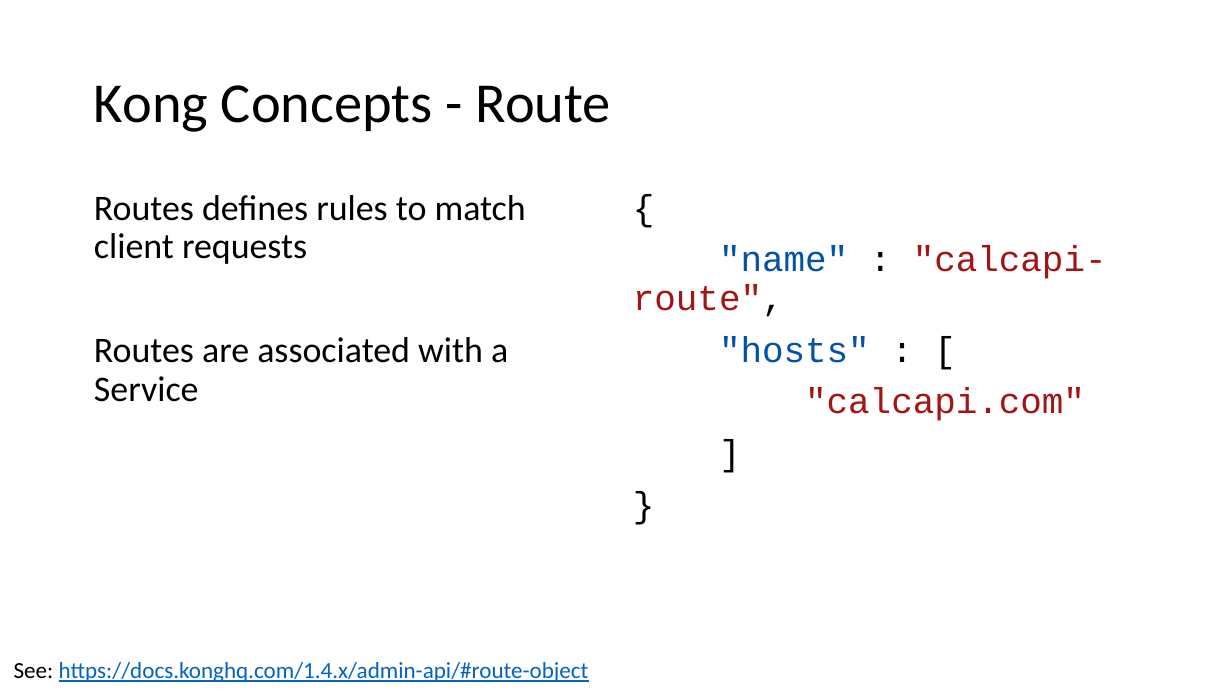
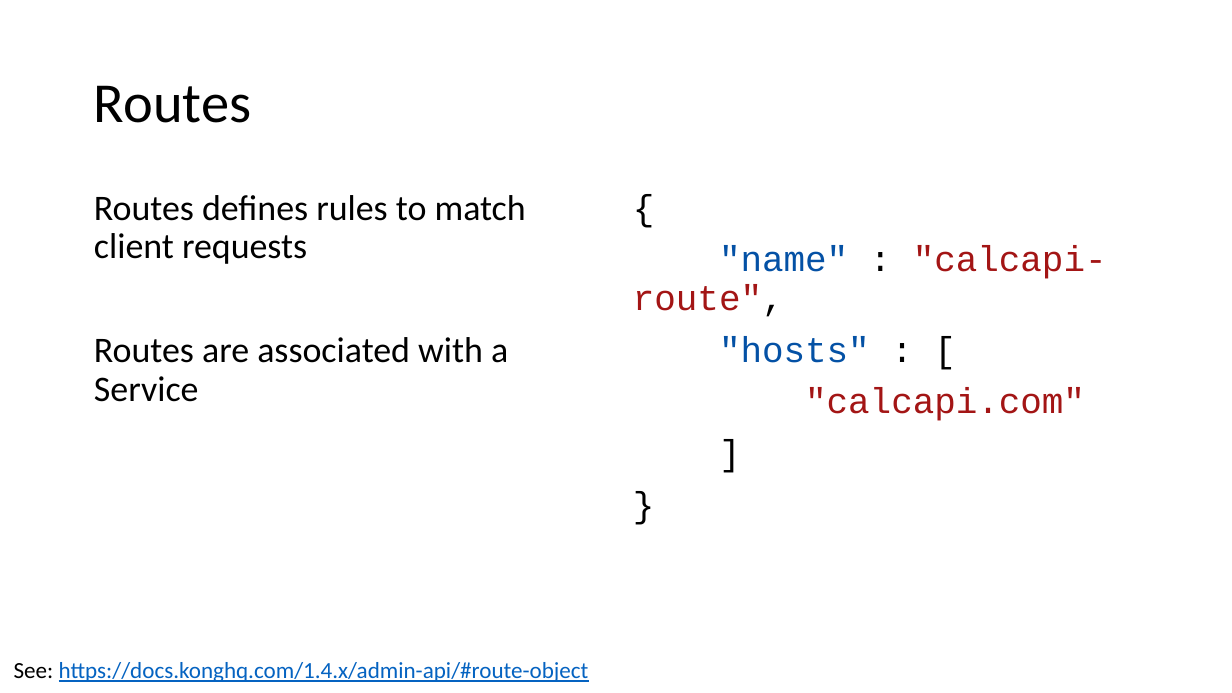
Before and after one commit to danielwagn3r/apimgmt-workshop, a slide deck: slide 21 of API Gateway.pptx. Drawn at 1232x693 pixels with LibreOffice and Linux fonts; fonts in the diff are those of the drawing. Boxes give left, top, right and bottom in pixels: in the first picture for what was removed or moved away, otherwise in the second. Text is boxed around its words. In the diff, an @@ line names an element or a change of style, - is before the commit and + after.

```diff
--- a/API Gateway.pptx
+++ b/API Gateway.pptx
@@ title at [94,85,251,123]: text changed @@
-Kong Concepts - Route
+Routes
```
Also in this commit, not shown: 5 other slides changed, 1 slide added, 1 slide removed.
